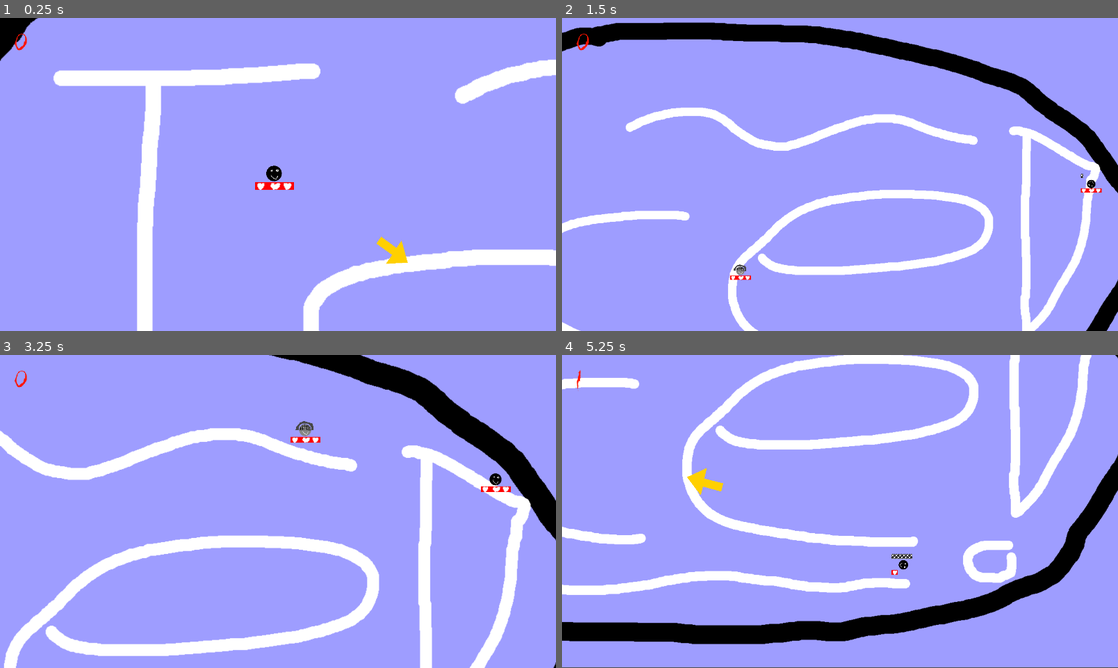
Above: before the commit, frames 1-4 (two rows, left to right).
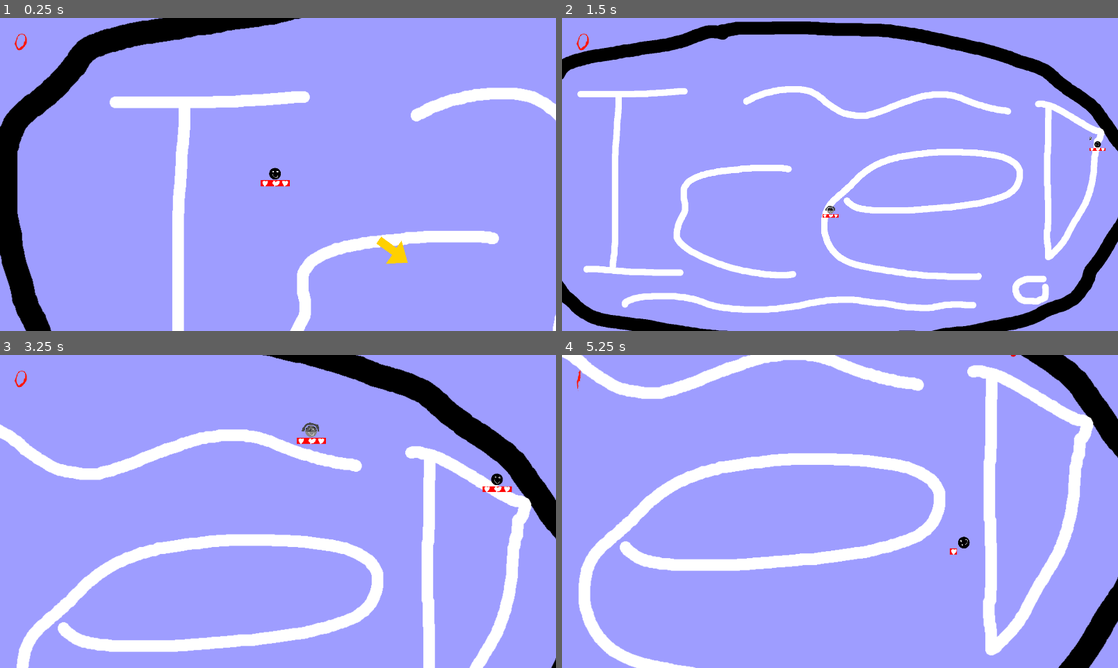
Above: after the commit, the same moments.

Repository: Junber/LD-47
Game: Godot game, scene res://Scenes/Root.tscn
The game is run twice, just before and just after one commit, with the same random seed, the same clock (stepped at 60 frames per second) and the same inputs.
Inputs:
- Up to frame 1 (0.25 s): no input
- Up to frame 2 (1.5 s): hold D (move_right) 0.53-1.28 s; tap Space (boost) at 0.6, 1.35 s; hold S (move_down) from 1.28 s (still down)
- Up to frame 3 (3.25 s): release S (move_down) at 2.03 s; hold D (move_right) 2.03-2.78 s; tap Space (boost) at 2.1, 2.85 s; hold W (move_up) from 2.78 s (still down)
- Up to frame 4 (5.25 s): release W (move_up) at 3.53 s; hold A (move_left) 3.53-5.03 s; tap Space (boost) at 3.6, 4.35, 5.1 s; hold S (move_down) from 5.03 s (still down)

The runs differ from the first frame. In frame 1, 20% of the frame differs, in the area x 0-100%, y 0-100%; in frame 2, 27%; in frame 3, 7.0%; in frame 4, 31%.

Commit message:
Make kills more satisfying

Diff:
--- a/Scenes/Player.tscn
+++ b/Scenes/Player.tscn
@@ -1,10 +1,11 @@
-[gd_scene load_steps=6 format=2]
+[gd_scene load_steps=7 format=2]
 
 [ext_resource path="res://Resources/Graphics/Player.png" type="Texture" id=1]
 [ext_resource path="res://Resources/Graphics/BoostTimer.png" type="Texture" id=2]
 [ext_resource path="res://Scenes/IceScater.tscn" type="PackedScene" id=3]
 [ext_resource path="res://Scripts/Player.gd" type="Script" id=4]
 [ext_resource path="res://Resources/Graphics/PlayerDead.png" type="Texture" id=5]
+[ext_resource path="res://Scripts/PlayerCamera.gd" type="Script" id=6]
 
 [node name="Player" instance=ExtResource( 3 )]
 collision_layer = 1
@@ -48,6 +49,10 @@
 limit_smoothed = true
 drag_margin_h_enabled = true
 drag_margin_v_enabled = true
+script = ExtResource( 6 )
 __meta__ = {
 "_editor_description_": ""
 }
+
+[node name="ScreenshakeTimer" type="Timer" parent="PlayerCamera" index="0"]
+wait_time = 0.1
--- a/Scenes/Root.tscn
+++ b/Scenes/Root.tscn
@@ -1,9 +1,10 @@
-[gd_scene load_steps=14 format=2]
+[gd_scene load_steps=15 format=2]
 
 [ext_resource path="res://Scenes/Player.tscn" type="PackedScene" id=1]
 [ext_resource path="res://Scripts/EnemyIndicators.gd" type="Script" id=2]
 [ext_resource path="res://Resources/Graphics/Background.png" type="Texture" id=3]
 [ext_resource path="res://Scripts/EnemySpawnPath.gd" type="Script" id=4]
+[ext_resource path="res://Scripts/KillSlowdownTimer.gd" type="Script" id=5]
 [ext_resource path="res://Scripts/ScoreLabel.gd" type="Script" id=8]
 [ext_resource path="res://Resources/Fonts/Jacmax.ttf" type="DynamicFontData" id=9]
 [ext_resource path="res://Resources/Sounds/boo.wav" type="AudioStream" id=11]
@@ -91,6 +92,11 @@
 stream = ExtResource( 12 )
 script = ExtResource( 13 )
 pitchVariation = 0.5
+
+[node name="KillSlowdownTimer" type="Timer" parent="."]
+wait_time = 0.03
+script = ExtResource( 5 )
 [connection signal="playerDied" from="Player" to="EnemySpawnPath" method="_on_Player_playerDied"]
 [connection signal="enemySpawned" from="EnemySpawnPath" to="HUD/EnemyIndicators" method="_on_EnemySpawnPath_enemySpawned"]
 [connection signal="timeout" from="EnemySpawnPath/EnemySpawnTimer" to="EnemySpawnPath" method="_on_EnemySpawnTimer_timeout"]
+[connection signal="timeout" from="KillSlowdownTimer" to="KillSlowdownTimer" method="_on_KillSlowdownTimer_timeout"]
--- a/Scripts/EnemySpawnPath.gd
+++ b/Scripts/EnemySpawnPath.gd
@@ -30,6 +30,8 @@
 
 	get_parent().call_deferred("add_child", enemy)
 	enemy.connect("enemyDied", $"../WowPlayer", "playSfx")
+	enemy.connect("enemyDied", $"../KillSlowdownTimer", "slowDown")
+	enemy.connect("enemyDied", $"../Player", "enemyDied")
 	enemy.connect("enemyDidNotDie", $"../BooPlayer", "playSfx")
 	emit_signal("enemySpawned", enemy)
 
--- /dev/null
+++ b/Scripts/KillSlowdownTimer.gd
@@ -0,0 +1,8 @@
+extends Timer
+
+func slowDown():
+	start()
+	Engine.time_scale = 0.05
+
+func _on_KillSlowdownTimer_timeout():
+	Engine.time_scale = 1.0
--- a/Scripts/Player.gd
+++ b/Scripts/Player.gd
@@ -24,6 +24,10 @@
 
 		return Vector2(x,y)
 
+func enemyDied():
+	$PlayerCamera.zoom = $PlayerCamera.zoom * 0.6
+	#$PlayerCamera.startScreenshake()
+
 func _process(delta):
 	boostProgressBar.value = boostTimer.time_left / boostTimer.wait_time
 	if Input.is_action_just_pressed("boost"):
@@ -32,7 +36,7 @@
 			boost()
 
 	var zoomSpeed = 1.0
-	var newZoom = min(max(velocity.length(), 500) / 1000, 2)
+	var newZoom = min(max(velocity.length(), 1000) / 1000, 2)
 	var zoomDifference = newZoom - $PlayerCamera.zoom.x
 	if abs(zoomDifference) > zoomSpeed*delta:
 		$PlayerCamera.zoom = $PlayerCamera.zoom + zoomSpeed*delta * sign(zoomDifference) * Vector2(1,1)
--- /dev/null
+++ b/Scripts/PlayerCamera.gd
@@ -0,0 +1,11 @@
+extends Camera2D
+
+export var screenshakyness = 100
+
+func startScreenshake():
+	$ScreenshakeTimer.start()
+
+func _process(_delta):
+	if !$ScreenshakeTimer.is_stopped():
+		position += Vector2(rand_range(-screenshakyness, screenshakyness),
+							rand_range(-screenshakyness, screenshakyness))
